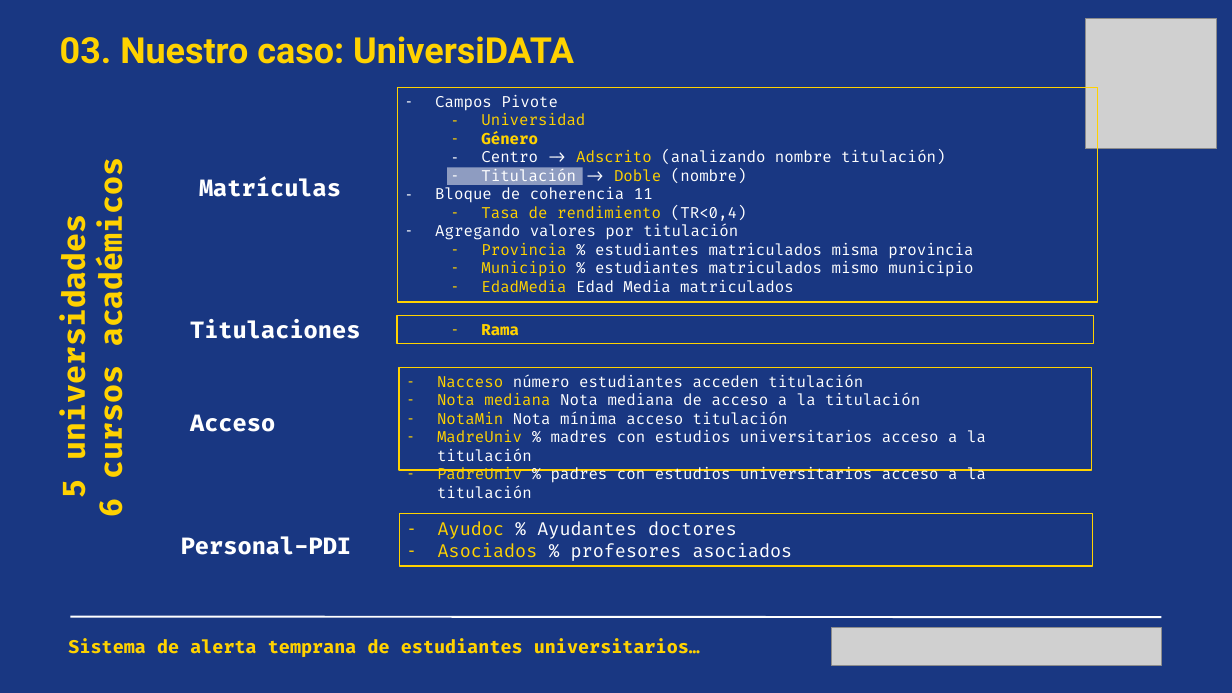
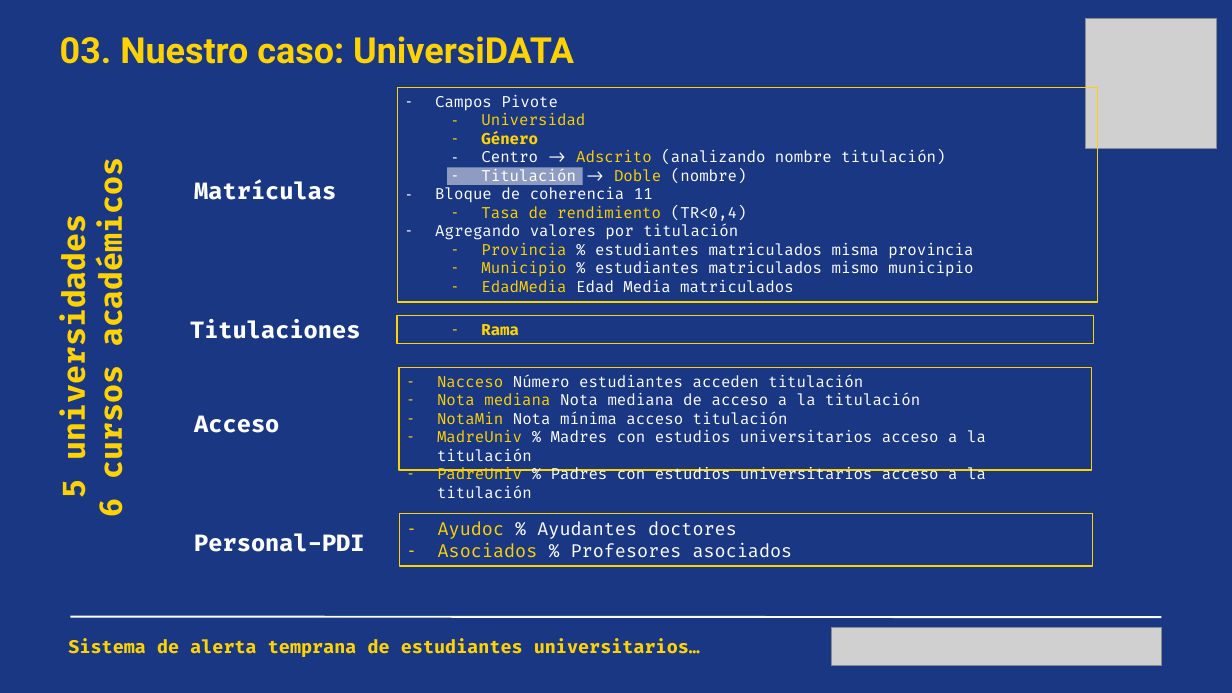
Before and after one commit to f8l5h9/UniversiDATA, a slide deck: slide 6 of Presentación UniversiDATA.pptx. Drawn at 1232x693 pixels with LibreOffice and Linux fonts; fonts in the diff are those of the drawing; grey boxes stand for pictures. Boxes give left, top, right and bottom in pixels: in the first picture for what was removed or moved away, otherwise in the second. Text is boxed around its words. In the diff, an @@ line names an element or a change of style, - is before the commit and + after.

```diff
--- a/Presentación UniversiDATA.pptx
+++ b/Presentación UniversiDATA.pptx
@@ text "Matrículas": place and size @@
-text "Matrículas" at (199, 177, 341, 197)
+text "Matrículas" at (194, 181, 336, 200)
@@ text in rectangle at (437, 374, 863, 387): text changed @@
-– Nacceso número estudiantes acceden titulación
+– Nacceso Número estudiantes acceden titulación
@@ text "Acceso": place and size @@
-text "Acceso" at (190, 414, 275, 432)
+text "Acceso" at (194, 415, 279, 433)
@@ text in rectangle at (437, 430, 986, 479): text changed @@
-– MadreUniv % madres con estudios universitarios acceso a la titulación
-– PadreUniv % padres con estudios universitarios acceso a la titulación
+– MadreUniv % Madres con estudios universitarios acceso a la titulación
+– PadreUniv % Padres con estudios universitarios acceso a la titulación
@@ text "Personal-PDI": place and size @@
-text "Personal-PDI" at (181, 536, 351, 555)
+text "Personal-PDI" at (194, 533, 364, 552)
@@ text in rectangle at (438, 543, 793, 558): text changed @@
-– Asociados % profesores asociados
+– Asociados % Profesores asociados
```
Also in this commit, not shown: 5 other slides changed, 3 other files.
